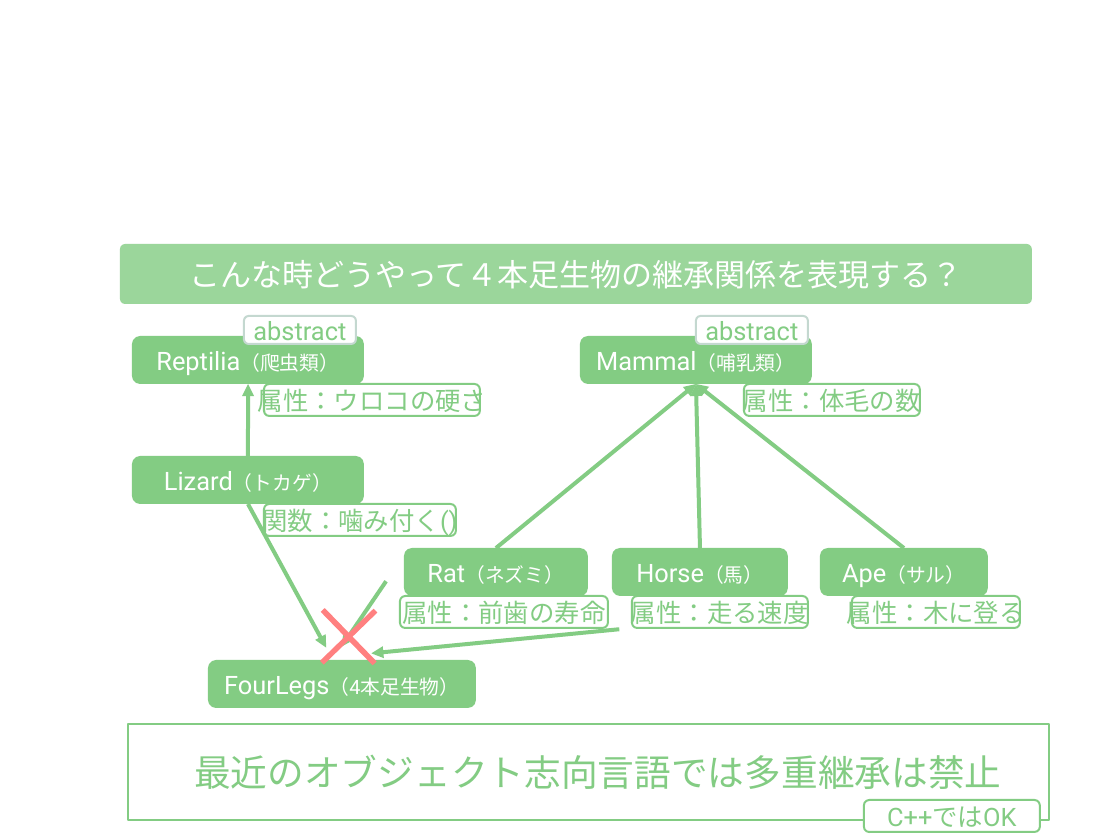
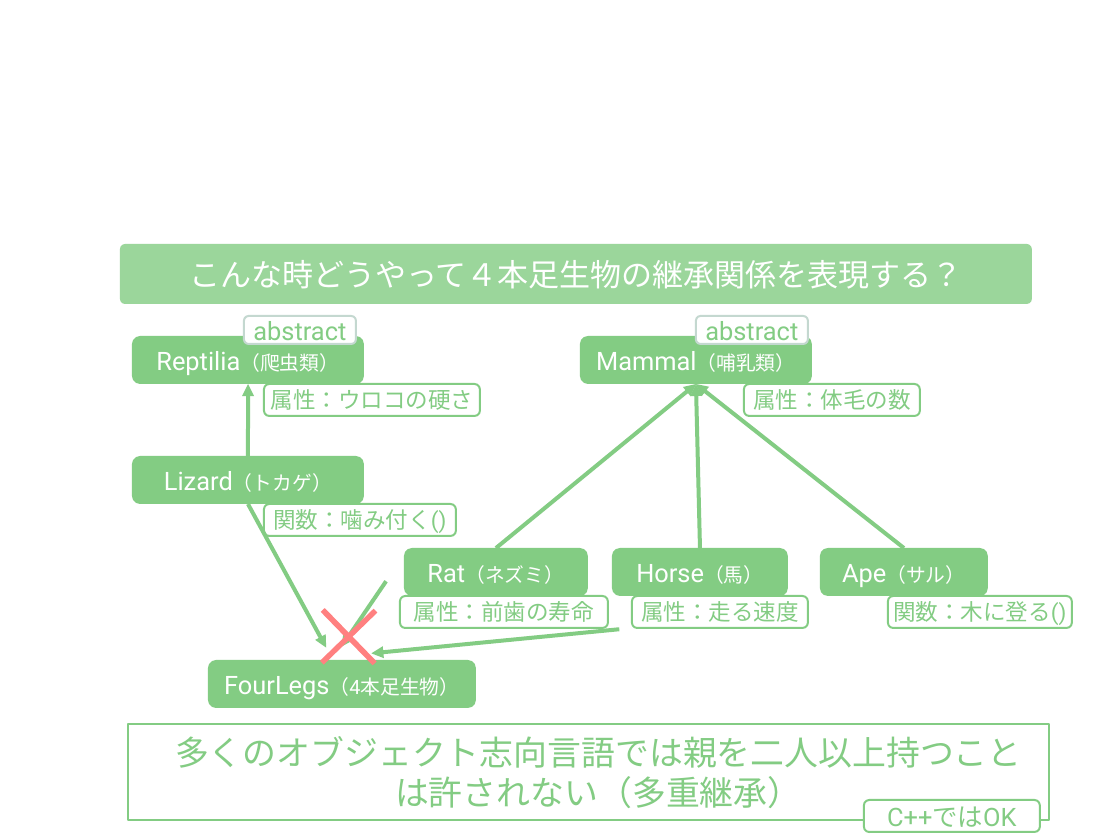
Before and after one commit to gramin-programming/kids-programming-resource, a slide deck: slide 18 of Java の抽象クラス・インタフェース・無名クラスを理解しよう.odp. Drawn at 1120x840 pixels with LibreOffice and Linux fonts; fonts in the diff are those of the drawing; background and template pictures are left out. Boxes give left, top, right and bottom in pixels: in the first picture for what was removed or moved away, otherwise in the second. Text is boxed around its words. In the diff, an @@ line names an element or a change of style, - is before the commit and + after.

```diff
--- a/Java の抽象クラス・インタフェース・無名クラスを理解しよう.odp
+++ b/Java の抽象クラス・インタフェース・無名クラスを理解しよう.odp
@@ size 18 to 16 pt in 5 elements at (744,384,920,416), (264,384,481,416), (264,504,456,536), (400,597,609,628), (632,597,808,628) @@
@@ rounded rectangle "関数：木に登る()": place and size @@
-rounded rectangle "関数：木に登る()" at (853,597,1020,628)
+rounded rectangle "関数：木に登る()" at (888,597,1072,628)
@@ text in rounded rectangle at (893,601,1066,625): text changed; size 18 to 16 pt @@
-属性：木に登る
+関数：木に登る()
@@ text in rectangle at (175,736,1022,808): text changed; size 26 to 24 pt @@
-最近のオブジェクト志向言語では多重継承は禁止
+多くのオブジェクト志向言語では親を二人以上持つことは許されない（多重継承）
```
Also in this commit, not shown: 30 other slides changed, 1 slide added, 1 other file.
